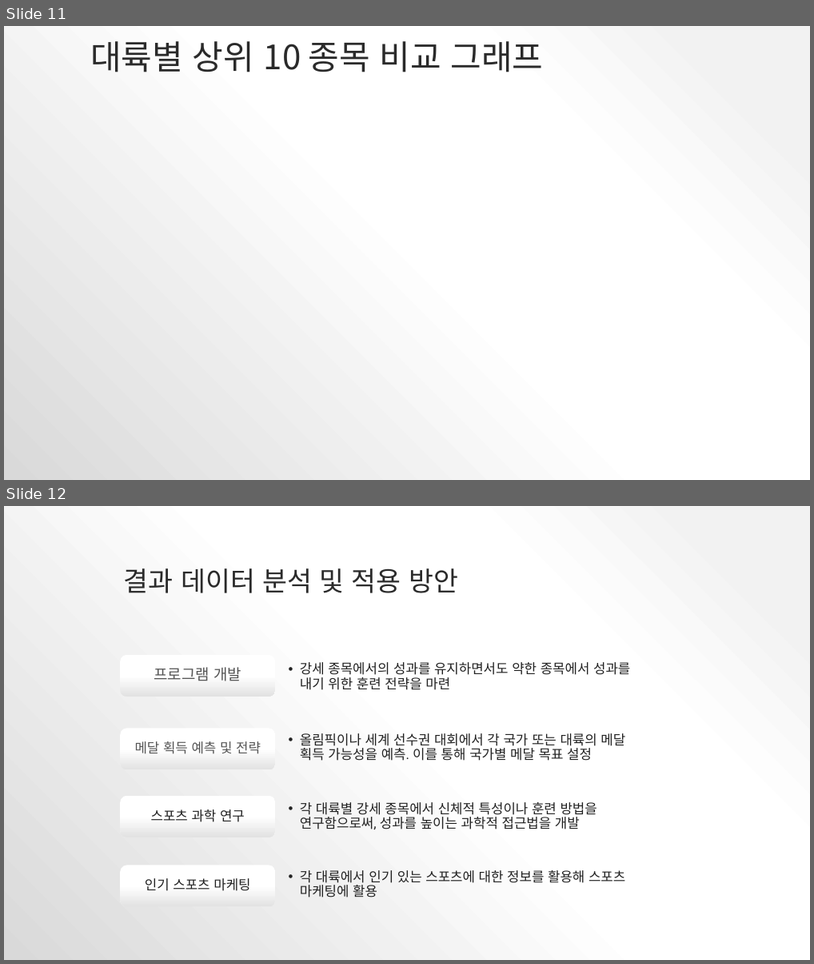
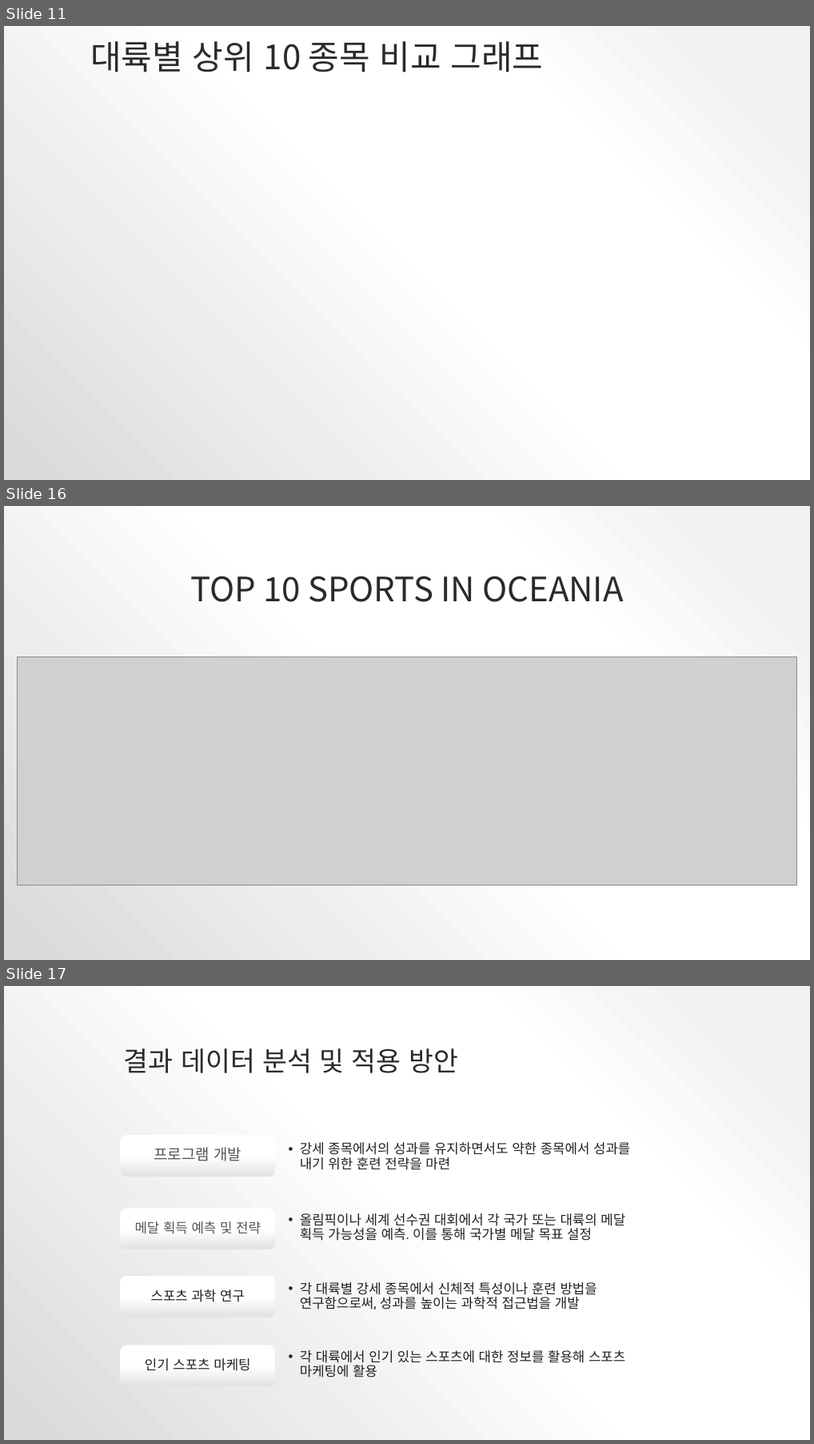
Before and after one commit to GyehyunJo/Olympic, a slide deck: ppt/대륙별 올림픽 효자 종목 10선.pptx. Shown one above the other, each under a label of ours: slides 11 and 12 before the commit, slides 11, 16 and 17 after it; the slides between them are not shown. The pictures are 814x964 and 814x1444 pixels, drawn with LibreOffice and Linux fonts; fonts in the diff are those of the drawing; grey boxes stand for pictures; background and template pictures are left out. Boxes give left, top, right and bottom in pixels: in the first picture for what was removed or moved away, otherwise in the second. Text is boxed around its words. In the diff, an @@ line names an element or a change of style, - is before the commit and + after.

```diff
--- a/ppt/대륙별 올림픽 효자 종목 10선.pptx
+++ b/ppt/대륙별 올림픽 효자 종목 10선.pptx
@@ slide 16 added at (x1=4, y1=506, x2=810, y2=960), background gradient #F2F2F2 to #FFFFFF to #D9D9D9 @@
@@ title added at (x1=190, y1=576, x2=623, y2=602), 40 pt, text #2A2A2A @@
+TOP 10 SPORTS IN OCEANIA
@@ picture added at (x1=17, y1=656, x2=797, y2=884) @@
@@ what was slide 12 is now slide 17 @@
```
Also in this commit, not shown: 4 slides changed, 4 other slides added.
